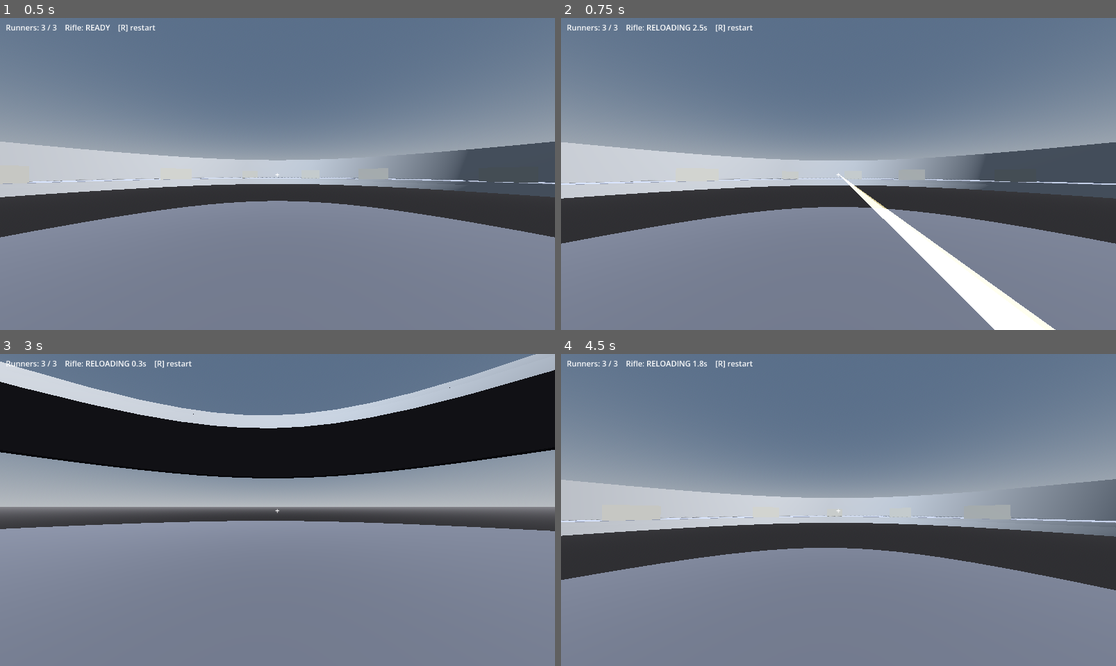
Above: before the commit, frames 1-4 (two rows, left to right).
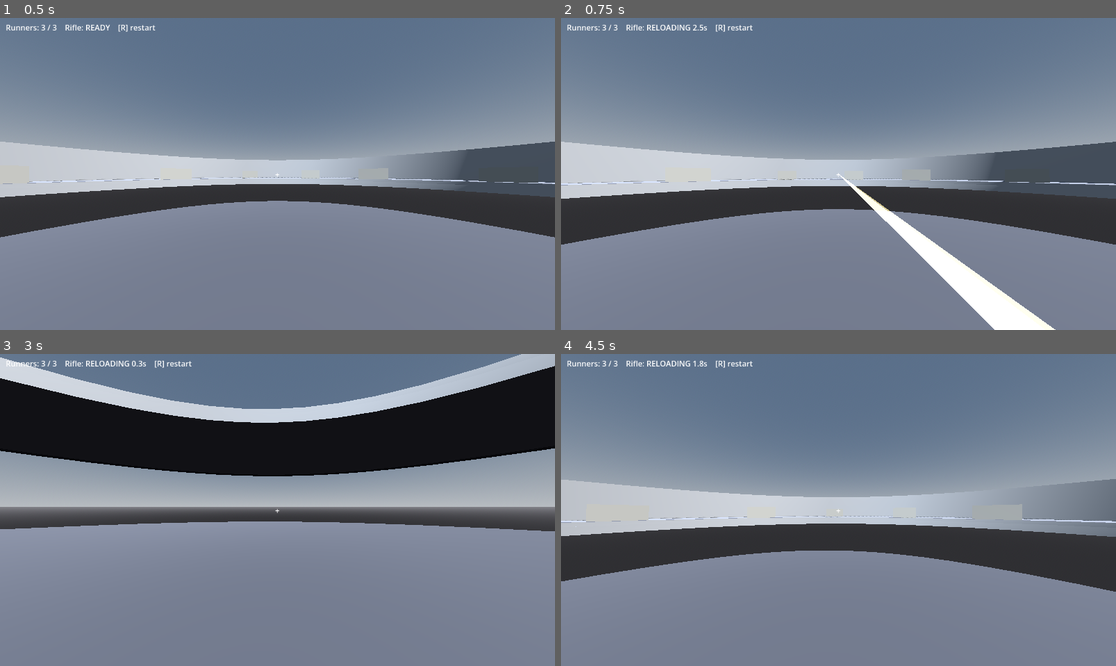
Above: after the commit, the same moments.

Repository: neotechnites/panopticon
Game: Godot game, scene res://scenes/match/match.tscn
Two runs of this game, one before a commit and one after it. Both use one fixed random seed, a clock stepped at 60 frames per second and the inputs below.
Inputs (mouse positions are in pixels of both pictures, inside the frame that each line leads up to):
- Up to frame 1 (0.5 s): no input
- Up to frame 2 (0.75 s): tap Enter at 0.5 s; move the mouse to (866, 174) at 0.52 s; hold W (move_forward) from 0.53 s (still down); right-click (866, 174) at 0.6 s; click (866, 174) at 0.67 s
- Up to frame 3 (3 s): keep holding W (move_forward); tap Space (jump) at 0.77, 1.52 s; move the mouse to (249, 510) at 1.27 s; click (249, 510) at 1.35 s; right-click (249, 510) at 1.55 s; move the mouse to (288, 503) at 2.02 s; tap Shift (sprint) at 2.1 s; click (288, 503) at 2.17 s; right-click (288, 503) at 2.3 s; move the mouse to (271, 516) at 2.77 s; right-click (271, 516) at 2.85 s; click (271, 516) at 2.92 s
- Up to frame 4 (4.5 s): keep holding W (move_forward); tap Space (jump) at 3.02, 3.77 s; move the mouse to (877, 513) at 3.52 s; tap R at 3.6 s; click (877, 513) at 3.67 s; right-click (877, 513) at 3.8 s; move the mouse to (794, 506) at 4.27 s; right-click (794, 506) at 4.35 s; click (794, 506) at 4.42 s

Frame 1 is identical in both runs. In frame 2, 1.2% of the frame differs, in the area x 0-100%, y 39-73%; in frame 3, 3.9%, in the area x 0-100%, y 0-57%; in frame 4, 1.4%.

Commit message:
Wire the zoom optic into the player, and disable it on runners
The optic existed and was verified but was connected to nothing, so it did nothing in
game. Adds the Optic and ZoomInput nodes to the player and consumes the sensitivity
multiplier in HumanIntentSource — deliberately there rather than in the controller's look
path, because a bot's look delta comes from a world-space aim target and must not be
scaled at all.

Two traps handled. Node path exports in a hand-authored .tscn silently resolve to null
unless the node header also carries node_paths listing the property, which this project
has already been bitten by once. And ring_runner.tscn addresses its inherited overrides
by ORDINAL index, so the new nodes had to be appended after BodyMesh — inserting them
anywhere earlier would have silently retargeted the runner's own overrides onto the wrong
nodes.

Also disables the inherited ZoomInput on runners. Every runner carries one, and it reads
the local device, so a runner's optic was being driven by whoever held the human's zoom
button. Inert today because runner cameras never render, but bots take the tower seat by
design and a bot shooter zooming on a human's mouse would be a miserable thing to debug.

Co-Authored-By: Claude Opus 5 (1M context) <noreply@anthropic.com>
Claude-Session: https://claude.ai/code/session_01XQcaRV7xNKbCLiSVFznt6T

Diff:
--- a/scenes/bot/ring_runner.tscn
+++ b/scenes/bot/ring_runner.tscn
@@ -21,6 +21,10 @@
 layers = 4
 material_override = ExtResource("5_runner_material")
 
+[node name="ZoomInput" parent="." index="5"]
+editor_description = "Disabled. ZoomInput is inherited from the player scene and reads the local device, so on a runner it drives that runner's optic from whoever is holding the human's zoom button. Harmless today because a runner camera never renders, but bots take the tower seat by design, and a bot shooter whose zoom is driven by a human's mouse would be a genuinely confusing bug to find later."
+process_mode = 4
+
 [node name="BotInput" type="Node" parent="."]
 script = ExtResource("2_bot_input")
 
--- a/scenes/player/player.tscn
+++ b/scenes/player/player.tscn
@@ -1,8 +1,11 @@
-[gd_scene load_steps=6 format=3]
+[gd_scene load_steps=9 format=3]
 
 [ext_resource type="Script" path="res://scripts/player/player_controller.gd" id="1_controller"]
 [ext_resource type="Script" path="res://scripts/player/human_intent_source.gd" id="2_human_input"]
 [ext_resource type="Resource" path="res://scenes/player/default_movement_profile.tres" id="3_profile"]
+[ext_resource type="Script" path="res://scripts/optics/weapon_optic.gd" id="4_optic"]
+[ext_resource type="Script" path="res://scripts/optics/zoom_input.gd" id="5_zoom_input"]
+[ext_resource type="Resource" path="res://scripts/optics/default_zoom_profile.tres" id="6_zoom_profile"]
 
 [sub_resource type="CapsuleShape3D" id="CapsuleShape3D_body"]
 radius = 0.4
@@ -30,11 +33,23 @@
 cull_mask = 1048573
 fov = 100.0
 
-[node name="HumanInput" type="Node" parent="."]
+[node name="HumanInput" type="Node" parent="." node_paths=PackedStringArray("optic")]
 script = ExtResource("2_human_input")
+optic = NodePath("../Optic")
 
 [node name="BodyMesh" type="MeshInstance3D" parent="."]
 editor_description = "Greybox body. Mesh matches the Collision capsule exactly (radius 0.4, height 1.8, origin y=0.9) s …(291 unchanged characters)…
 transform = Transform3D(1, 0, 0, 0, 1, 0, 0, 0, 1, 0, 0.9, 0)
 layers = 2
 mesh = SubResource("CapsuleMesh_body")
+
+[node name="Optic" type="Node" parent="." node_paths=PackedStringArray("camera")]
+editor_description = "Drives Head/Camera's fov and publishes the aim-sensitivity multiplier HumanInput consumes. Strictly additive: it owns nothing but that one field, and removing it leaves the body working. Appears on scenes/bot/ring_runner.tscn too, which inherits this scene; there it is inert, since nothing ever calls zoom_in on a runner."
+script = ExtResource("4_optic")
+camera = NodePath("../Head/Camera")
+profile = ExtResource("6_zoom_profile")
+
+[node name="ZoomInput" type="Node" parent="." node_paths=PackedStringArray("optic")]
+editor_description = "The only node in this scene that reads the zoom button. Separate from Optic so a bot drives the identical WeaponOptic methods with no input layer at all."
+script = ExtResource("5_zoom_input")
+optic = NodePath("../Optic")
--- a/scripts/player/human_intent_source.gd
+++ b/scripts/player/human_intent_source.gd
@@ -10,6 +10,18 @@
 ## Grab the mouse as soon as this source is ready. Turn it off for scenes that
 ## own the cursor themselves (menus, spectator views, replay viewers).
 @export var capture_mouse_on_ready: bool = true
+
+## The optic whose zoom this device's aim must be compensated for, if the body
+## has one. Optional: a null optic reads as a multiplier of 1.0, so a body
+## without an optic behaves exactly as it did before there was one.
+##
+## It is consumed HERE, in the one place a device's look delta is built, and
+## deliberately not in [method PlayerController._apply_look]. The multiplier is
+## a property of the DEVICE's mapping, not of the body: a [BotIntentSource]'s
+## look delta is computed from a world-space aim target and must not be scaled
+## at all, and scaling in the controller would scale both. See
+## [member WeaponOptic.sensitivity_multiplier].
+@export var optic: WeaponOptic
 
 ## Mouse motion since the last poll, in pixels. Accumulated rather than applied
 ## immediately because mouse events arrive at the display refresh rate while
@@ -56,7 +68,12 @@
 	_intent.jump_pressed = Input.is_action_just_pressed(PlayerActions.JUMP)
 	_intent.jump_held = Input.is_action_pressed(PlayerActions.JUMP)
 	_intent.sprint_held = Input.is_action_pressed(PlayerActions.SPRINT)
-	_intent.look_delta = _look_pixels * profile.mouse_sensitivity
+	# Dimensionless, and the delta is already in radians, so the order of the
+	# two scalars does not matter. Null optic == 1.0: see the export above.
+	var aim_scale: float = profile.mouse_sensitivity
+	if optic != null:
+		aim_scale *= optic.sensitivity_multiplier
+	_intent.look_delta = _look_pixels * aim_scale
 	_look_pixels = Vector2.ZERO
 	return _intent
 
